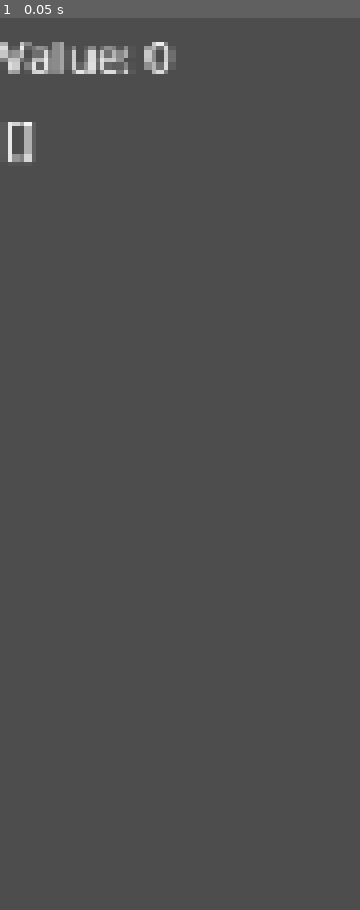
Above: before the commit, frame 1.
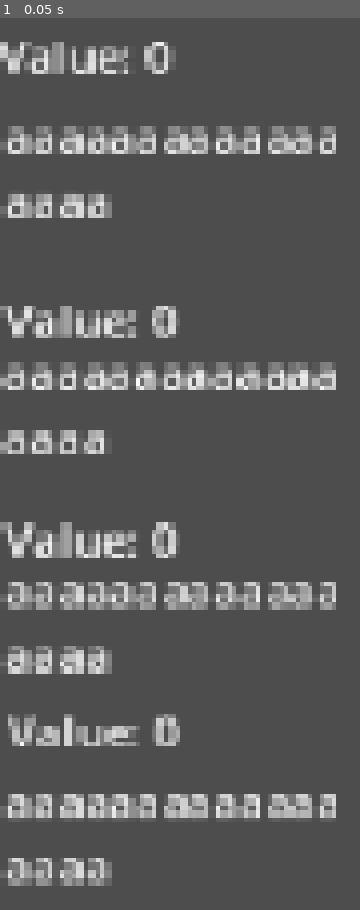
Above: after the commit, the same moment.

Repository: VaporeonLover28/Chrysopoeia
Game: Godot game, scene res://bj_player_test.tscn
Two runs of this game, one before a commit and one after it. Both use one fixed random seed, a clock stepped at 60 frames per second and the inputs below. This scene is started directly instead of the project's main scene. The engine's default icon, where the game draws it, is replaced by a stand-in: a white triangle on a blue panel in a dark square.
Inputs:
- Up to frame 1 (0.05 s): no input

The runs differ from the first frame. In frame 1, 15% of the frame differs, in the area x 0-94%, y 11-98%.
Error after the commit: Parse Error: Identifier "hand" not declared in the current scope. (res://bj_player_test.gd:77)

Commit message:
blackjack test optimizing 1 (WIP)
- translate hand into hand0 and such

Diff:
--- a/bj_player_test.gd
+++ b/bj_player_test.gd
@@ -1,26 +1,33 @@
 extends Control
 
 @onready var game: Control = $"../../.."
-@onready var label_hand: RichTextLabel = $BoxContainer/VBoxContainer/hand1/RichTextLabel
-@onready var label_hand2: RichTextLabel = $BoxContainer/VBoxContainer/hand2/RichTextLabel
-@onready var label_hand3: RichTextLabel = $BoxContainer/VBoxContainer/hand3/RichTextLabel
-@onready var label_hand4: RichTextLabel = $BoxContainer/VBoxContainer/hand4/RichTextLabel
-@onready var value: Label = $BoxContainer/VBoxContainer/value1/Label
-@onready var value2: Label = $BoxContainer/VBoxContainer/value2/Label
-@onready var value3: Label = $BoxContainer/VBoxContainer/value3/Label
-@onready var value4: Label = $BoxContainer/VBoxContainer/value4/Label
+@onready var hand_labels : Array = [$BoxContainer/VBoxContainer/hand1/RichTextLabel,
+$BoxContainer/VBoxContainer/hand2/RichTextLabel,
+$BoxContainer/VBoxContainer/hand3/RichTextLabel,
+$BoxContainer/VBoxContainer/hand4/RichTextLabel]
+@onready var value_labels : Array = [$BoxContainer/VBoxContainer/value1/Label,
+$BoxContainer/VBoxContainer/value2/Label,
+$BoxContainer/VBoxContainer/value3/Label,
+$BoxContainer/VBoxContainer/value4/Label]
 
 @onready var label_name: Label = $BoxContainer/VBoxContainer/name/Label
 @onready var state: Label = $BoxContainer/VBoxContainer/state/Label
 
-var hand : Array = []
-var hand_value : int = 0
+var hands : Array = [hand0, hand1, hand2, hand3]
+var hand_values : Array = [hand0_value, hand1_value, hand2_value, hand3_value]
+@export_enum("Playing", "Standed", "Surrendered", "Doubled", "Busted")
+var hand0_state : String = "Playing"
+var hand0 : Array = []
+var hand0_value : int = 0
+var hand1_state : String = "Playing"
+var hand1 : Array = []
+var hand1_value : int = 0
+var hand2_state : String = "Playing"
 var hand2 : Array = []
 var hand2_value : int = 0
+var hand3_state : String = "Playing"
 var hand3 : Array = []
 var hand3_value : int = 0
-var hand4 : Array = []
-var hand4_value : int = 0
 var playing = true
 var standed = false
 var busted = false
@@ -35,37 +42,19 @@
 
 func _process(delta: float) -> void:
 	#defining label text
-	label_hand.text = str(hand)
-	label_hand2.text = str(hand2)
-	label_hand3.text = str(hand3)
-	label_hand4.text = str(hand4)
-	value.text = "Value: " + str(hand_value)
-	value2.text = "Value: " + str(hand2_value)
-	value3.text = "Value: " + str(hand3_value)
-	value4.text = "Value: " + str(hand4_value)
+	for labels in hand_labels.size():
+		hand_labels[labels].text = str(hands[labels])
+
+	for labels in value_labels.size():
+		value_labels[labels].text = "Value: " + str(hand_values[labels])
+
 	label_name.text = personality + " " + name
 
 	#turn on hand labels if the hands are being used
-	if hand2.is_empty() == false:
-		label_hand2.visible = true
-		value2.visible = true
-	else:
-		label_hand2.visible = false
-		value2.visible = false
-
-	if hand3.is_empty() == false:
-		label_hand3.visible = true
-		value3.visible = true
-	else:
-		label_hand3.visible = false
-		value3.visible = false
-
-	if hand4.is_empty() == false:
-		label_hand4.visible = true
-		value4.visible = true
-	else:
-		label_hand4.visible = false
-		value4.visible = false
+	for num_of_hands in hands.size():
+		if hands[num_of_hands].is_empty():
+			hand_labels[num_of_hands].visible = true
+			hand_values[num_of_hands].visible = true
 
 	if standed != true and busted != true and blackjack_in_hand != true \
 	and doubled_down != true and surrendered != true:
@@ -455,9 +444,9 @@
 									_stand()
 						"Jack":
 							match acting_hand_value:
-								5:
-									_hit()
-								6:
+								5,6:
+									_hit()
+
 									_hit()
 								7:
 									_hit()
--- a/bj_player_test.tscn
+++ b/bj_player_test.tscn
@@ -10,6 +10,7 @@
 offset_right = 40.0
 offset_bottom = 40.0
 script = ExtResource("1_tbw4k")
+hand_state = null
 
 [node name="BoxContainer" type="BoxContainer" parent="."]
 layout_mode = 0
